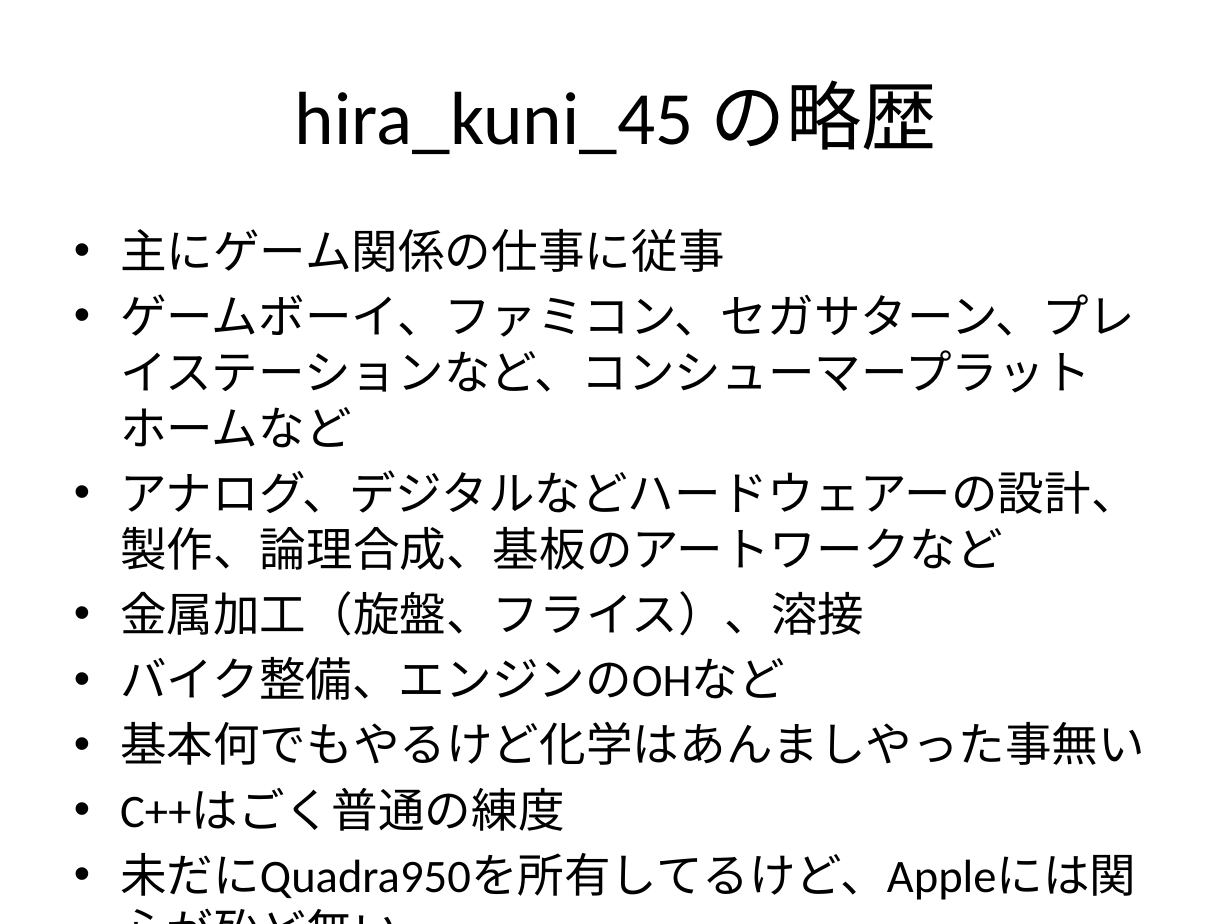
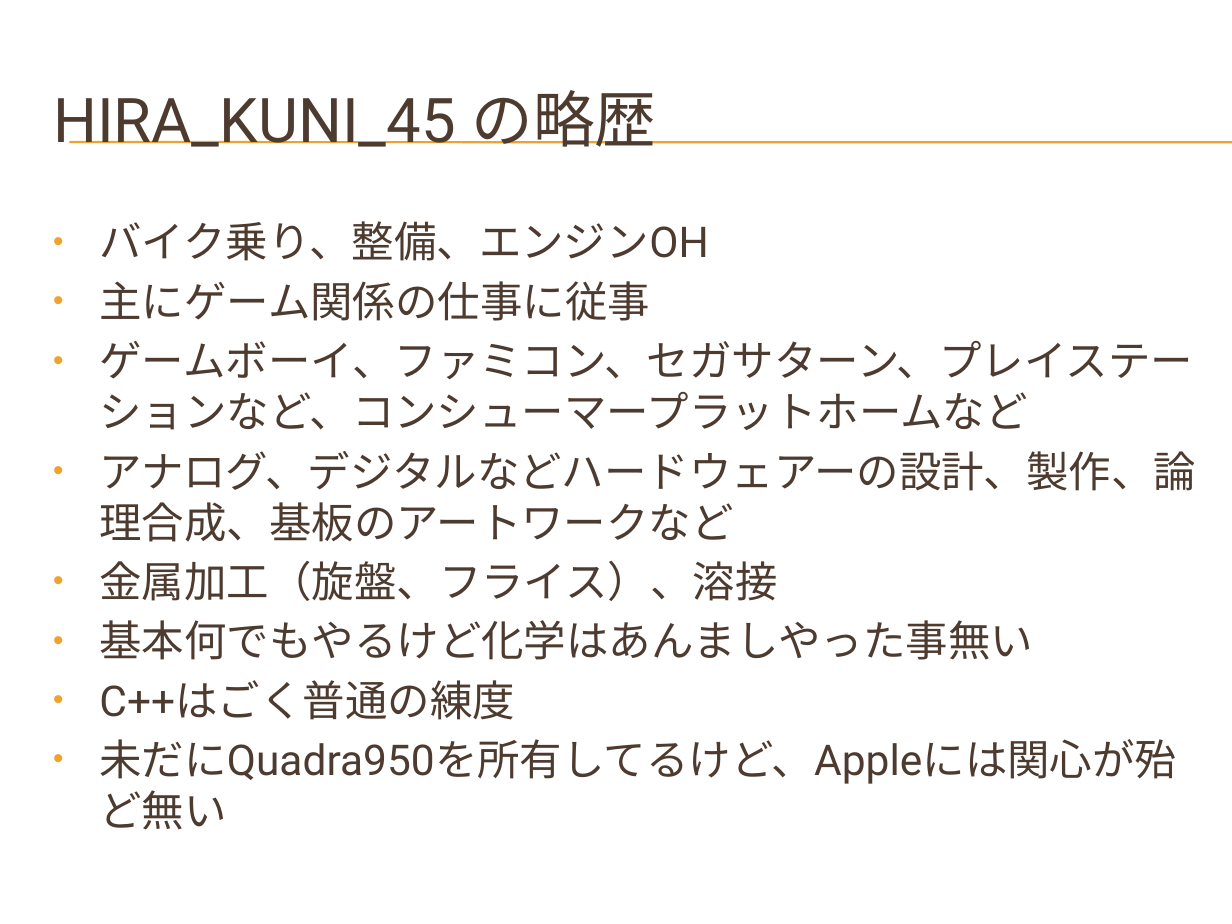
Before and after one commit to hirakuni45/glfw3_app, a slide deck: slide 2 of glfw3_app/docs/GLFW3_OpenGL_GUI.pptx. Drawn at 1232x924 pixels with LibreOffice and Linux fonts; fonts in the diff are those of the drawing; background and template pictures are left out. Boxes give left, top, right and bottom in pixels: in the first picture for what was removed or moved away, otherwise in the second. Text is boxed around its words. In the diff, an @@ line names an element or a change of style, - is before the commit and + after.

```diff
--- a/glfw3_app/docs/GLFW3_OpenGL_GUI.pptx
+++ b/glfw3_app/docs/GLFW3_OpenGL_GUI.pptx
@@ title at (53,90,656,147): text changed; size 44 to 36 pt; font Calibri to Roboto; text colour #000000 to #4E3B30 @@
-hira_kuni_45 の略歴
+HIRA_KUNI_45 の略歴
@@ line added from (69, 142) to (1232, 142), #F0A22E 0.75 pt @@
@@ line added from (69, 143) to (1232, 143), #F0A22E 0.75 pt @@
@@ text "バイク乗り、整備、エンジンOH": place and size @@
-text "バイク乗り、整備、エンジンOH" at (120,229,1145,831)
+text "バイク乗り、整備、エンジンOH" at (99,221,1196,784)
@@ text at (99,221,708,261): paragraph added @@
+• バイク乗り、整備、エンジンOH
@@ text at (99,281,1196,784): size 27.2 to 24.8 pt, font Calibri to Roboto, text colour #000000 to #4E3B30 @@
@@ text at (120,657,785,700): paragraph removed @@
-• バイク整備、エンジンのOHなど
```
Also in this commit, not shown: 36 other slides changed, 2 other files.
